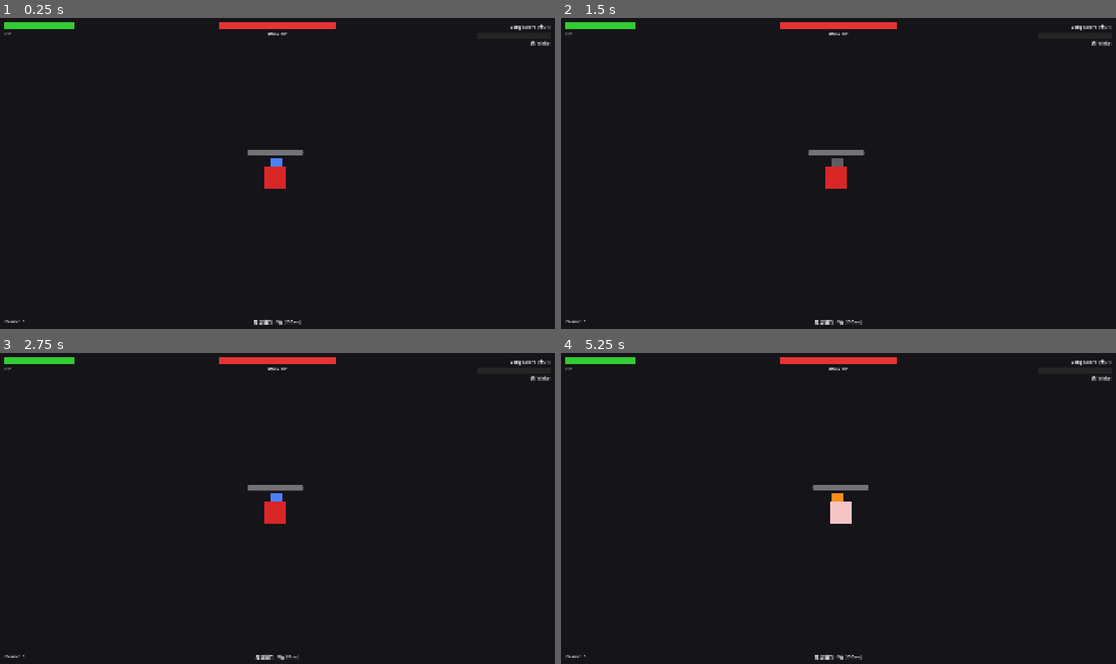
Above: before the commit, frames 1-4 (two rows, left to right).
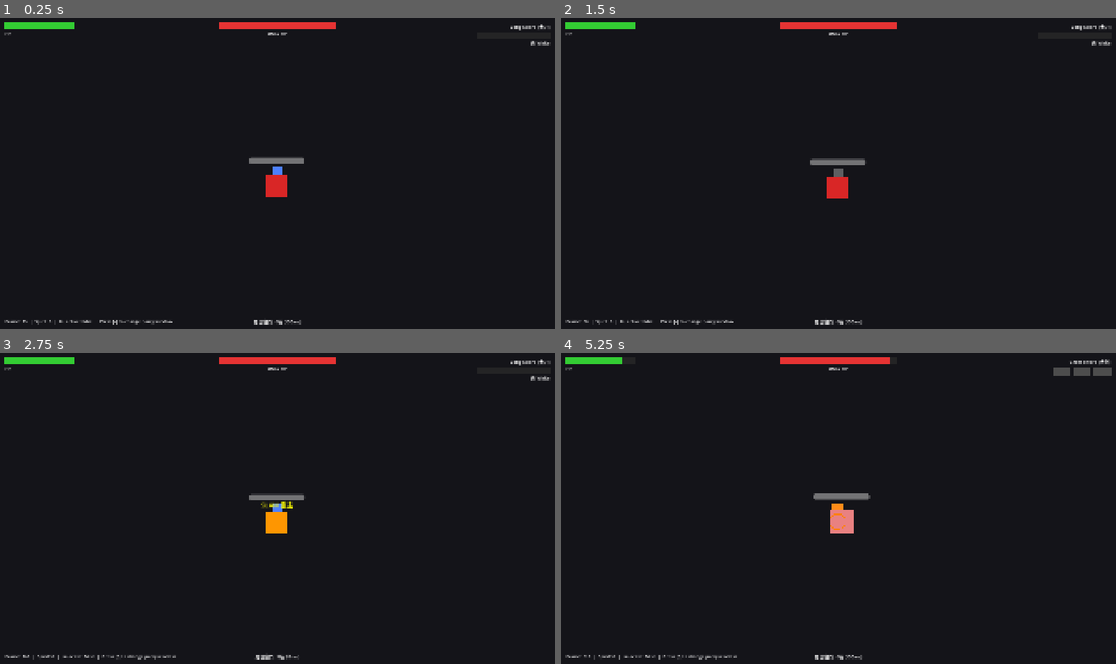
Above: after the commit, the same moments.

Repository: cyclonemagnum/claude_game_studios
Game: Godot game, scene res://main.tscn
Same seed, same stepped clock (60 frames per second), same inputs: the game is played once before the commit and once after it.
Inputs:
- Up to frame 1 (0.25 s): no input
- Up to frame 2 (1.5 s): hold D (move_right) 0.53-1.28 s; tap J (attack) at 0.6 s; hold S (move_down) from 1.28 s (still down); tap K (dodge) at 1.35 s
- Up to frame 3 (2.75 s): release S (move_down) at 2.03 s; hold D (move_right) from 2.03 s (still down); hold [ (parry_window_decrease) from 2.03 s (still down)
- Up to frame 4 (5.25 s): release D (move_right) at 2.78 s; release [ (parry_window_decrease) at 2.78 s; hold W (move_up) 2.78-3.53 s; tap one key every 0.75 s from 2.85 s: ] (parry_window_increase) L (special) Tab (switch_weapon) J (attack); hold A (move_left) 3.53-5.03 s; hold S (move_down) from 5.03 s (still down)

The runs differ from the first frame. In frame 1, 0.8% of the frame differs, in the area x 4-55%, y 42-99%; in frame 2, 0.8%; in frame 3, 1.0%; in frame 4, 1.4%, in the area x 4-100%, y 1-99%.
Error before the commit: Parse Error: Cannot infer the type of "ls" variable because the value doesn't have a set type. (res://main.gd:52)

Commit message:
fix: 修复 main.gd 类型推断错误，用显式 Node 类型标注替代 :=
Co-Authored-By: Claude Opus 4.6 (1M context) <noreply@anthropic.com>

Diff:
--- a/prototypes/combat-feel/main.gd
+++ b/prototypes/combat-feel/main.gd
@@ -49,12 +49,12 @@
 	_boss.health_changed.connect(_on_boss_health_changed)
 	_boss.defeated.connect(_on_boss_defeated)
 
-	var ls := _player.get_long_sword()
+	var ls: Node = _player.get_long_sword()
 	ls.spirit_changed.connect(_hud.set_spirit)
 	ls.spirit_level_changed.connect(_hud.set_spirit_level)
 	ls.iai_success.connect(_on_iai_success)
 
-	var gs := _player.get_great_sword()
+	var gs: Node = _player.get_great_sword()
 	gs.charge_level_changed.connect(_hud.set_charge_level)
 
 	# HUD parry window changes → long sword
@@ -70,7 +70,7 @@
 		_restart()
 
 	# Update debug label
-	var ls := _player.get_long_sword()
+	var ls: Node = _player.get_long_sword()
 	var debug := "Frame: %d  |  Spirit: %d  |  Iai active: %s  |  Press [/] to change parry window" % [
 		_frame_count,
 		ls.get_spirit(),
